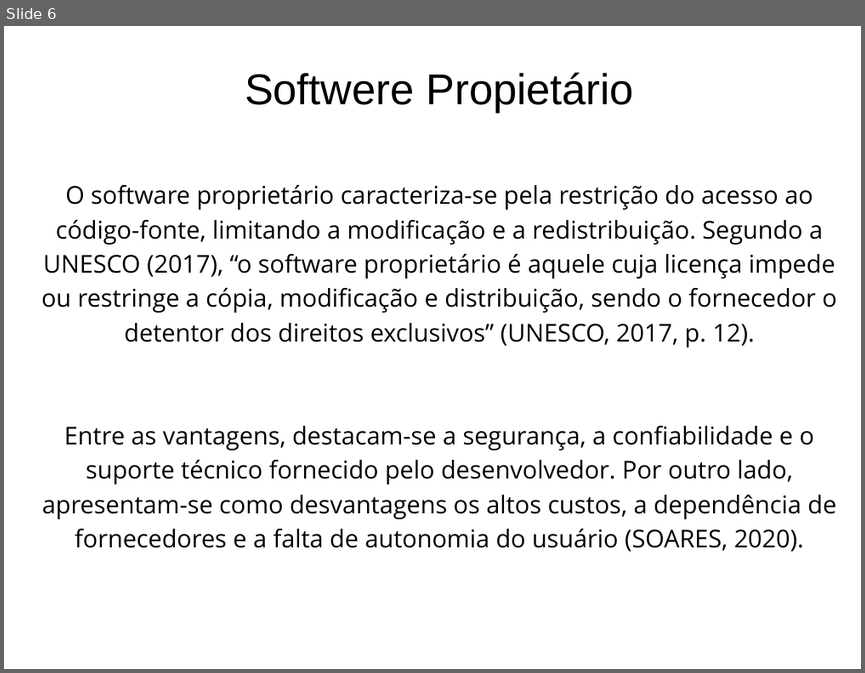
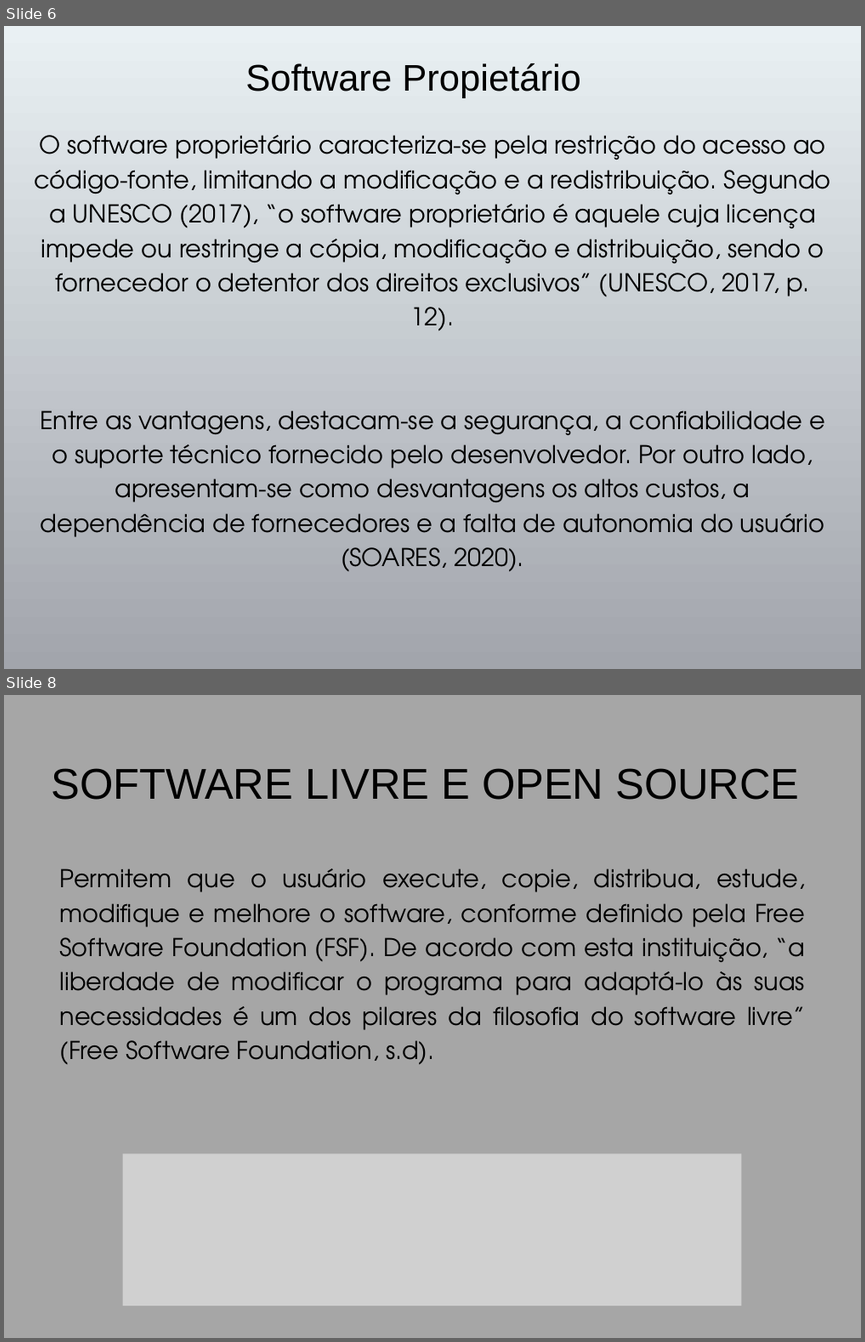
Before and after one commit to ETECVAV-C1-Amadores/Trabalho-Licenciamento-de-Software, a slide deck: Slide-do-Licenciamento.pptx. Shown one above the other, each under a label of ours: slide 6 before the commit, slides 6 and 8 after it; the slides between them are not shown. The pictures are 865x673 and 865x1342 pixels, drawn with LibreOffice and Linux fonts; fonts in the diff are those of the drawing; grey boxes stand for pictures. Boxes give left, top, right and bottom in pixels: in the first picture for what was removed or moved away, otherwise in the second. Text is boxed around its words. In the diff, an @@ line names an element or a change of style, - is before the commit and + after.

```diff
--- a/Slide-do-Licenciamento.pptx
+++ b/Slide-do-Licenciamento.pptx
@@ slide 8 added at [4,695,861,1338], background #A6A6A6 @@
@@ text added at [51,768,799,800], 38.5 pt, text #000000 @@
+SOFTWARE LIVRE E OPEN SOURCE
@@ text added at [60,868,806,1064], 22 pt, text #000000 @@
+Permitem que o usuário execute, copie, distribua, estude, modifique e melhore o software, conforme definido pela Free Software Foundation (FSF). De acordo com esta instituição, “a liberdade de modificar o programa para adaptá-lo às suas necessidades é um dos pilares da filosofia do software livre” (Free Software Foundation, s.d).
@@ picture added at [123,1153,741,1305] @@
@@ slide 6 changed as well @@
@@ background #FFFFFF to gradient #E9F0F3 to #A2A5AC @@
@@ text at [245,63,581,98]: text changed; size 38.5 to 33.2 pt @@
-Softwere Propietário
+Software Propietário
@@ text "O software proprietário caracteriza-se pela ...": place and size @@
-text "O software proprietário caracteriza-se pela ..." at [41,185,836,551]
+text "O software proprietário caracteriza-se pela ..." at [34,135,831,572]
@@ text "O software proprietário caracteriza-se pela ..." at [34,135,831,572]: font Open Sans to TeX Gyre Adventor @@
```
Also in this commit, not shown: 8 other slides changed, 2 other slides added.
